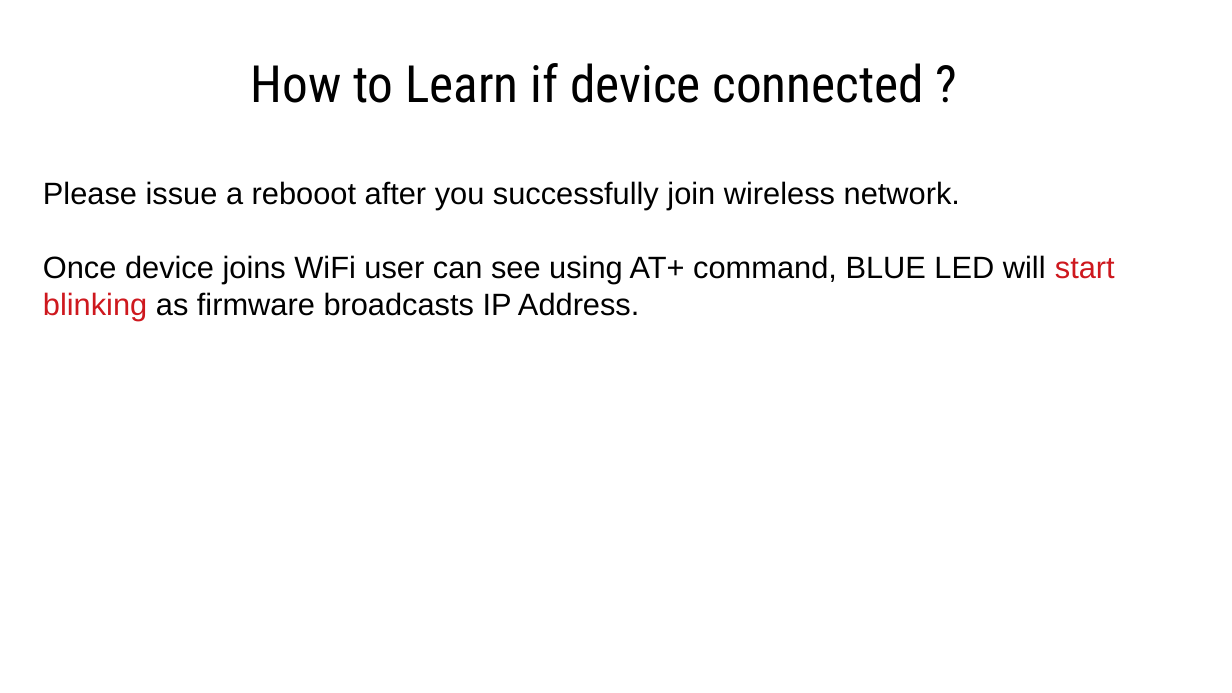
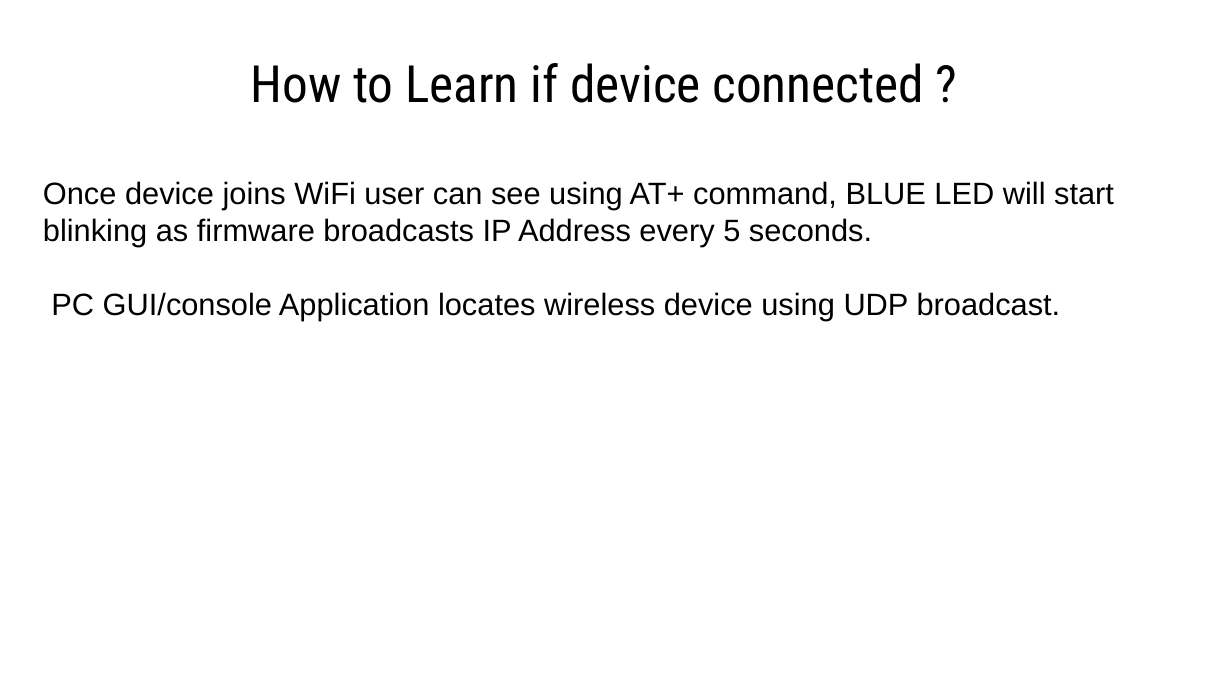
Before and after one commit to natashaiwscope/iot_hw, a slide deck: slide 12 of ppt/wireless.pptx. Drawn at 1232x693 pixels with LibreOffice and Linux fonts; fonts in the diff are those of the drawing. Boxes give left, top, right and bottom in pixels: in the first picture for what was removed or moved away, otherwise in the second. Text is boxed around its words. In the diff, an @@ line names an element or a change of style, - is before the commit and + after.

```diff
--- a/ppt/wireless.pptx
+++ b/ppt/wireless.pptx
@@ text at box(43, 181, 1114, 321): text changed @@
-Please issue a rebooot after you successfully join wireless network.
-Once device joins WiFi user can see using AT+ command, BLUE LED will start blinking as firmware broadcasts IP Address.
+Once device joins WiFi user can see using AT+ command, BLUE LED will start blinking as firmware broadcasts IP Address every 5 seconds.
+PC GUI/console Application locates wireless device using UDP broadcast.
```
Also in this commit, not shown: 8 other slides changed.
